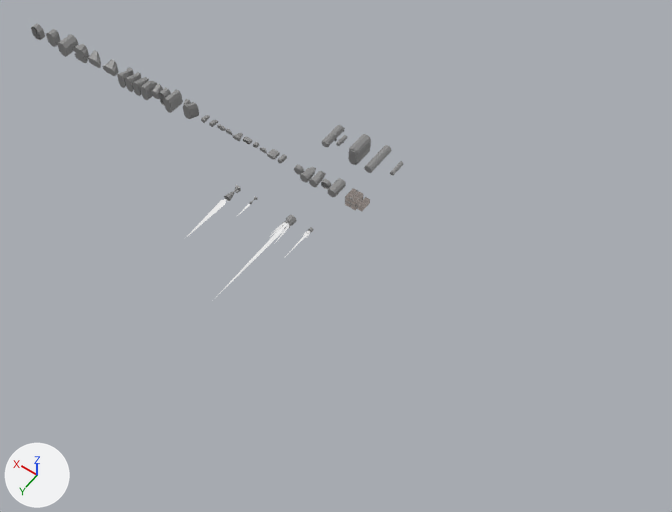
One commit to the Blender file data_source/models/ship_elements.blend: the scene before it, then after it.
The view is the same before and after, from a camera (50 mm lens) standing at (-144.0, 199.0, 303.0) and looking at (1.0, -5.0, -18.0). Every picture has the same lights, and +X, +Y and +Z are marked at lower left. The first picture is the older version.

Script lines for the objects in view, before the commit:
```python
```
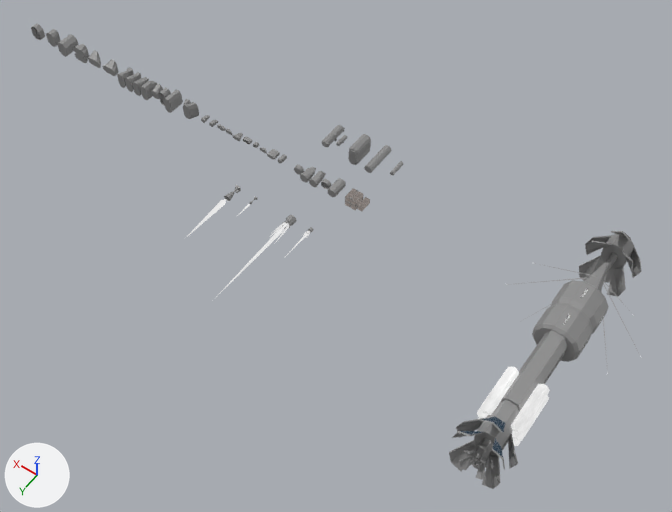
Pixel boxes (x1, y1, x2, y2) of what changed, in the pictures (672 x 512 px):
'alien_ship', added: after (449, 231, 642, 489)
    faces in mat_no_texture (grey #8f8f8f): (449, 231, 642, 489)
    faces in mat_metal_wear_light (picture img_metal_wear_light_png): (477, 367, 550, 446)
    faces in mat_solar_panel (picture img_solar_panel): (461, 417, 505, 457)
    faces in mat_antenna (picture img_antenna_png): (506, 263, 641, 374)
'alien_ship_rotate', added: after (532, 280, 609, 362)
    faces in mat_no_texture (grey #8f8f8f): (532, 280, 609, 362)

The change, as a list of edits to the scene's bpy script:
```text
Add img_solar_panel:
    img_solar_panel = load_image('solar_panel', 'textures/solar_panel.png', 64, 64, 'sRGB')
Add img_metal_wear_light_png:
    img_metal_wear_light_png = load_image('metal_wear_light.png', 'textures/metal_wear_light.png', 64, 64, 'sRGB')
Add img_antenna_png:
    img_antenna_png = load_image('antenna.png', 'textures/antenna.png', 16, 64, 'sRGB')
Add img_concrete_dark_png:
    img_concrete_dark_png = load_image('concrete_dark.png', 'textures/concrete_dark.png', 64, 64, 'sRGB')
Add img_empty_dark_png:
    img_empty_dark_png = load_image('empty_dark.png', 'textures/empty_dark.png', 64, 64, 'sRGB')
Add mat_solar_panel:
    mat_solar_panel = emission_material('solar_panel')
    mat_solar_panel.texture = img_solar_panel
Add mat_metal_wear_light:
    mat_metal_wear_light = emission_material('metal_wear_light')
    mat_metal_wear_light.texture = img_metal_wear_light_png
Add mat_antenna:
    mat_antenna = emission_material('antenna')
    mat_antenna.texture = img_antenna_png
Add mat_concrete_dark:
    mat_concrete_dark = emission_material('concrete_dark')
    mat_concrete_dark.texture = img_concrete_dark_png
Add mat_empty_dark:
    mat_empty_dark = emission_material('empty_dark')
    mat_empty_dark.texture = img_empty_dark_png
Add me_cube_035:
    me_cube_035.from_pydata(...)  # 116 vertices, 106 faces; spans x -38.6..38.6, y -140.0..-30.0, z -38.6..38.6
    # faces by material slot: [98, 8]
    me_cube_035.materials.append(mat_no_texture)  # grey #8f8f8f
    me_cube_035.materials.append(mat_hole_gribblies)  # picture img_hole_gribblies_png
Add me_cube_009:
    me_cube_009.from_pydata(...)  # 1064 vertices, 896 faces; spans x -117.0..117.0, y -277.0..216.0, z -117.0..117.0
    # faces by material slot: [609, 64, 2, 156, 8, 40, 17]
    me_cube_009.materials.append(mat_no_texture)  # grey #8f8f8f
    me_cube_009.materials.append(mat_basic_grid)  # picture img_basic_grid_png
    me_cube_009.materials.append(mat_empty_dark)  # picture img_empty_dark_png
    me_cube_009.materials.append(mat_metal_wear_light)  # picture img_metal_wear_light_png
    me_cube_009.materials.append(mat_solar_panel)  # picture img_solar_panel
    me_cube_009.materials.append(mat_antenna)  # picture img_antenna_png
    me_cube_009.materials.append(mat_concrete_dark)  # picture img_concrete_dark_png
Add ob_alien_ship_rotate:
    ob_alien_ship_rotate = bpy.data.objects.new('alien_ship_rotate', me_cube_035)
    ob_alien_ship_rotate.location = (-100.0, 0.0, 0.0)
    ob_alien_ship_rotate.scale = (0.25, 0.25, 0.25)
Add ob_alien_ship:
    ob_alien_ship = bpy.data.objects.new('alien_ship', me_cube_009)
    ob_alien_ship.location = (-100.0, 0.0, 0.0)
    ob_alien_ship.scale = (0.25, 0.25, 0.25)
```
